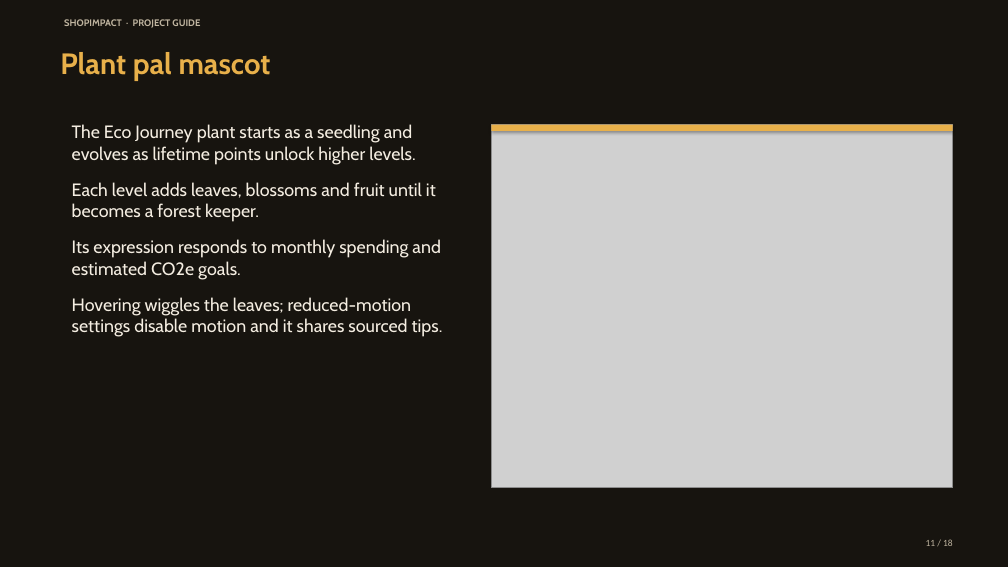
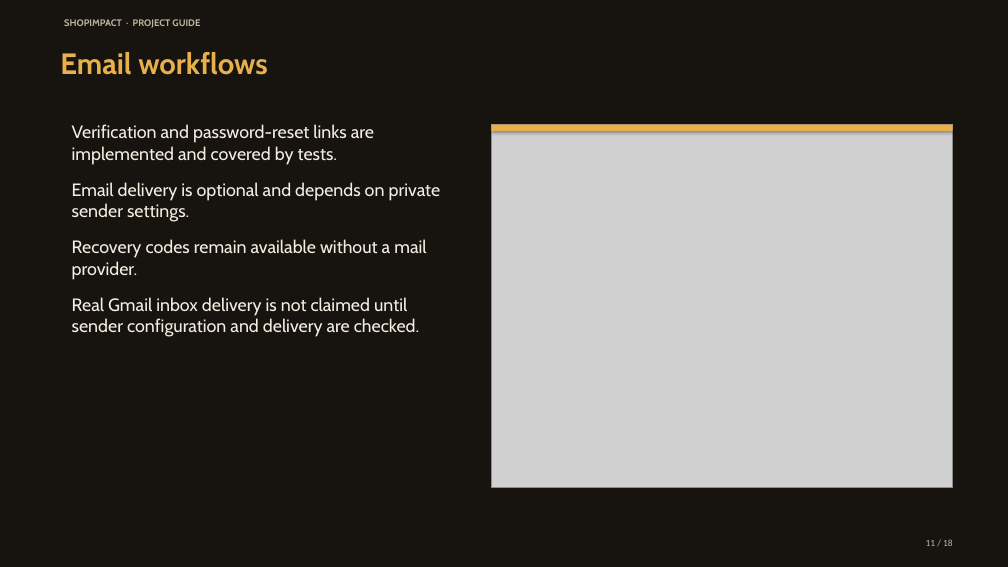
Before and after one commit to kavin-beep/IDAI102_1000527_ShopImpactAI_Kavin-K, a slide deck: slide 11 of output/presentation/ShopImpact_Vibrant_Deck.pptx. Drawn at 1008x567 pixels with LibreOffice and Linux fonts; fonts in the diff are those of the drawing; grey boxes stand for pictures. Boxes give left, top, right and bottom in pixels: in the first picture for what was removed or moved away, otherwise in the second. Text is boxed around its words. In the diff, an @@ line names an element or a change of style, - is before the commit and + after.

```diff
--- a/output/presentation/ShopImpact_Vibrant_Deck.pptx
+++ b/output/presentation/ShopImpact_Vibrant_Deck.pptx
@@ text at bbox=[60, 52, 268, 75]: text changed @@
-Plant pal mascot
+Email workflows
@@ text at bbox=[72, 124, 441, 337]: text changed @@
-The Eco Journey plant starts as a seedling and evolves as lifetime points unlock higher levels.
-Each level adds leaves, blossoms and fruit until it becomes a forest keeper.
-Its expression responds to monthly spending and estimated CO2e goals.
-Hovering wiggles the leaves; reduced-motion settings disable motion and it shares sourced tips.
+Verification and password-reset links are implemented and covered by tests.
+Email delivery is optional and depends on private sender settings.
+Recovery codes remain available without a mail provider.
+Real Gmail inbox delivery is not claimed until sender configuration and delivery are checked.
```
Also in this commit, not shown: 9 other slides changed, 27 other files.
